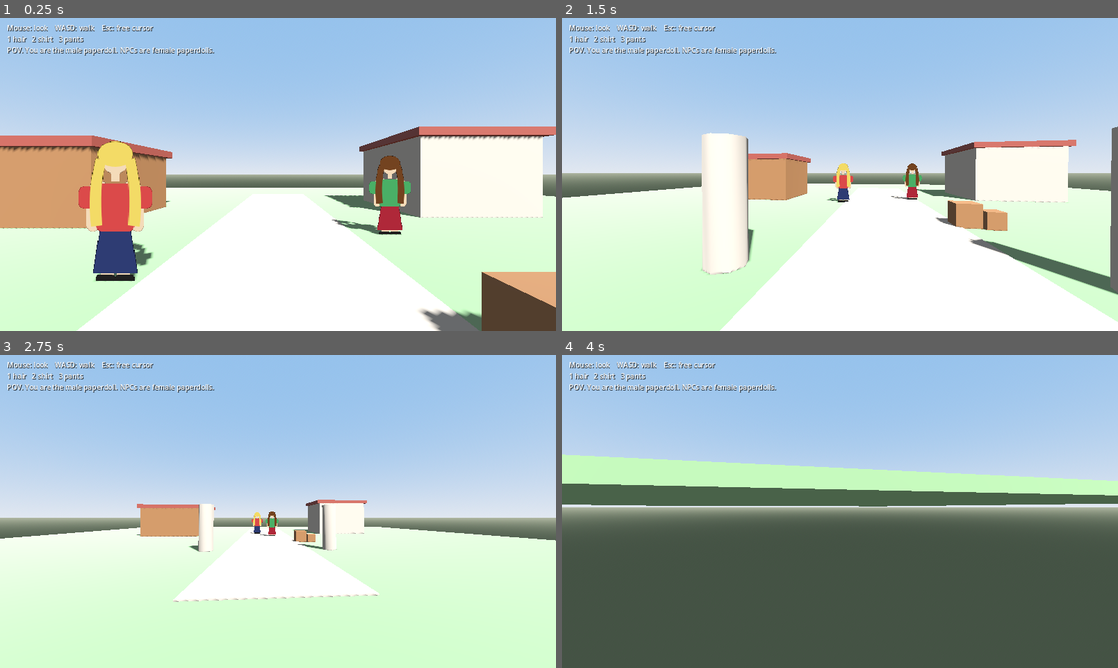
Above: before the commit, frames 1-4 (two rows, left to right).
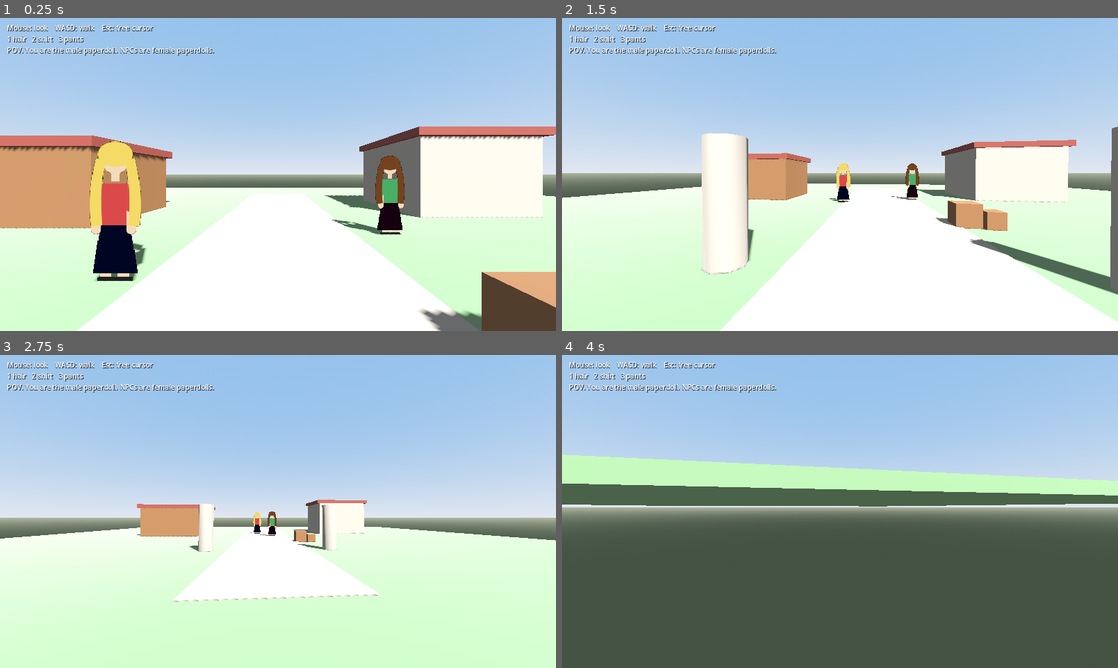
Above: after the commit, the same moments.

Repository: Fred4R/paperdoll-25d
Game: Godot game, scene res://scenes/main.tscn
Same seed, same stepped clock (60 frames per second), same inputs: the game is played once before the commit and once after it.
Inputs (mouse positions are in pixels of both pictures, inside the frame that each line leads up to):
- Up to frame 1 (0.25 s): no input
- Up to frame 2 (1.5 s): move the mouse to (867, 174) at 0.52 s; hold W (move_forward) from 0.53 s (still down); tap 2 (cycle_shirt) at 0.6 s; move the mouse to (812, 174) at 1.27 s; tap 1 (cycle_hair) at 1.35 s
- Up to frame 3 (2.75 s): keep holding W (move_forward); tap 2 (cycle_shirt) at 1.55, 2.3 s; move the mouse to (289, 505) at 2.02 s; tap 3 (cycle_pants) at 2.1 s
- Up to frame 4 (4 s): keep holding W (move_forward); move the mouse to (834, 517) at 2.77 s; tap 2 (cycle_shirt) at 2.85, 3.6 s; move the mouse to (878, 514) at 3.52 s

The runs differ from the first frame. In frame 1, 2.1% of the frame differs, in the area x 14-74%, y 51-84%; in frame 2, 0.2%; in frame 3, less than 0.1%; in frame 4, nothing differs.

Commit message:
Add limb pivots and a 60/40 gait cycle

Diff:
--- /dev/null
+++ b/assets/paperdoll/arm_female.svg
@@ -0,0 +1,3 @@
+<svg xmlns="http://www.w3.org/2000/svg" width="14" height="56" viewBox="0 0 14 56">
+  <rect x="1" y="0" width="12" height="56" rx="6" fill="#e8be96"/>
+</svg>
--- /dev/null
+++ b/assets/paperdoll/arm_male.svg
@@ -0,0 +1,3 @@
+<svg xmlns="http://www.w3.org/2000/svg" width="18" height="62" viewBox="0 0 18 62">
+  <rect x="1" y="0" width="16" height="62" rx="8" fill="#c9926a"/>
+</svg>
--- a/assets/paperdoll/body_female.svg
+++ b/assets/paperdoll/body_female.svg
@@ -1,9 +1,5 @@
 <svg xmlns="http://www.w3.org/2000/svg" width="128" height="192" viewBox="0 0 128 192">
   <ellipse cx="64" cy="26" rx="17" ry="19" fill="#e8be96"/>
   <rect x="59" y="42" width="10" height="12" fill="#e8be96"/>
-  <path d="M48 54 Q64 62 80 54 L86 100 Q64 122 42 100 Z" fill="#e8be96"/>
-  <rect x="28" y="58" width="16" height="58" rx="8" fill="#e8be96"/>
-  <rect x="84" y="58" width="16" height="58" rx="8" fill="#e8be96"/>
-  <rect x="46" y="108" width="16" height="70" rx="8" fill="#e8be96"/>
-  <rect x="66" y="108" width="16" height="70" rx="8" fill="#e8be96"/>
+  <path d="M46 54 Q64 64 82 54 L88 108 Q64 122 40 108 Z" fill="#e8be96"/>
 </svg>
--- a/assets/paperdoll/body_male.svg
+++ b/assets/paperdoll/body_male.svg
@@ -1,9 +1,5 @@
 <svg xmlns="http://www.w3.org/2000/svg" width="128" height="192" viewBox="0 0 128 192">
   <ellipse cx="64" cy="28" rx="18" ry="20" fill="#c9926a"/>
   <rect x="58" y="46" width="12" height="12" fill="#c9926a"/>
-  <rect x="36" y="56" width="56" height="58" rx="8" fill="#c9926a"/>
-  <rect x="14" y="58" width="24" height="62" rx="8" fill="#c9926a"/>
-  <rect x="90" y="58" width="24" height="62" rx="8" fill="#c9926a"/>
-  <rect x="44" y="108" width="18" height="70" rx="8" fill="#c9926a"/>
-  <rect x="66" y="108" width="18" height="70" rx="8" fill="#c9926a"/>
+  <rect x="40" y="56" width="48" height="56" rx="8" fill="#c9926a"/>
 </svg>
--- /dev/null
+++ b/assets/paperdoll/leg_female.svg
@@ -0,0 +1,3 @@
+<svg xmlns="http://www.w3.org/2000/svg" width="16" height="68" viewBox="0 0 16 68">
+  <rect x="1" y="0" width="14" height="68" rx="7" fill="#e8be96"/>
+</svg>
--- /dev/null
+++ b/assets/paperdoll/leg_male.svg
@@ -0,0 +1,3 @@
+<svg xmlns="http://www.w3.org/2000/svg" width="18" height="68" viewBox="0 0 18 68">
+  <rect x="1" y="0" width="16" height="68" rx="7" fill="#c9926a"/>
+</svg>
--- /dev/null
+++ b/assets/paperdoll/pant_leg.svg
@@ -0,0 +1,3 @@
+<svg xmlns="http://www.w3.org/2000/svg" width="22" height="64" viewBox="0 0 22 64">
+  <rect x="1" y="0" width="20" height="64" rx="6" fill="#ffffff"/>
+</svg>
--- /dev/null
+++ b/assets/paperdoll/shirt_torso.svg
@@ -0,0 +1,3 @@
+<svg xmlns="http://www.w3.org/2000/svg" width="128" height="192" viewBox="0 0 128 192">
+  <rect x="42" y="56" width="44" height="52" rx="6" fill="#ffffff"/>
+</svg>
--- /dev/null
+++ b/assets/paperdoll/shoe_single.svg
@@ -0,0 +1,3 @@
+<svg xmlns="http://www.w3.org/2000/svg" width="22" height="12" viewBox="0 0 22 12">
+  <rect x="0" y="2" width="22" height="10" rx="3" fill="#1e1e1e"/>
+</svg>
--- /dev/null
+++ b/assets/paperdoll/sleeve.svg
@@ -0,0 +1,3 @@
+<svg xmlns="http://www.w3.org/2000/svg" width="20" height="28" viewBox="0 0 20 28">
+  <rect x="1" y="0" width="18" height="28" rx="6" fill="#ffffff"/>
+</svg>
--- a/scenes/paperdoll.tscn
+++ b/scenes/paperdoll.tscn
@@ -1,36 +1,99 @@
-[gd_scene load_steps=8 format=3 uid="uid://bpaperdoll01"]
+[gd_scene load_steps=12 format=3 uid="uid://bpaperdoll01"]
 
 [ext_resource type="Script" path="res://scripts/paperdoll.gd" id="1_script"]
-[ext_resource type="Texture2D" path="res://assets/paperdoll/body.svg" id="2_body"]
-[ext_resource type="Texture2D" path="res://assets/paperdoll/pants_navy.svg" id="3_pants"]
-[ext_resource type="Texture2D" path="res://assets/paperdoll/shirt_blue.svg" id="4_shirt"]
-[ext_resource type="Texture2D" path="res://assets/paperdoll/shoes.svg" id="5_shoes"]
-[ext_resource type="Texture2D" path="res://assets/paperdoll/eyes.svg" id="6_eyes"]
-[ext_resource type="Texture2D" path="res://assets/paperdoll/hair_blonde.svg" id="7_hair"]
+[ext_resource type="Texture2D" path="res://assets/paperdoll/body_male.svg" id="2_body"]
+[ext_resource type="Texture2D" path="res://assets/paperdoll/leg_male.svg" id="3_leg"]
+[ext_resource type="Texture2D" path="res://assets/paperdoll/pant_leg.svg" id="4_pant"]
+[ext_resource type="Texture2D" path="res://assets/paperdoll/shoe_single.svg" id="5_shoe"]
+[ext_resource type="Texture2D" path="res://assets/paperdoll/shirt_torso.svg" id="6_shirt"]
+[ext_resource type="Texture2D" path="res://assets/paperdoll/skirt_navy.svg" id="7_skirt"]
+[ext_resource type="Texture2D" path="res://assets/paperdoll/arm_male.svg" id="8_arm"]
+[ext_resource type="Texture2D" path="res://assets/paperdoll/sleeve.svg" id="9_sleeve"]
+[ext_resource type="Texture2D" path="res://assets/paperdoll/eyes.svg" id="10_eyes"]
+[ext_resource type="Texture2D" path="res://assets/paperdoll/hair_short.svg" id="11_hair"]
 
 [node name="Paperdoll" type="Node2D"]
 script = ExtResource("1_script")
+
+[node name="LegL" type="Node2D" parent="."]
+position = Vector2(53, 112)
+
+[node name="Skin" type="Sprite2D" parent="LegL"]
+centered = false
+offset = Vector2(-9, 0)
+texture = ExtResource("3_leg")
+
+[node name="Cloth" type="Sprite2D" parent="LegL"]
+centered = false
+offset = Vector2(-11, 0)
+texture = ExtResource("4_pant")
+
+[node name="Shoe" type="Sprite2D" parent="LegL"]
+centered = false
+offset = Vector2(-11, 58)
+texture = ExtResource("5_shoe")
+
+[node name="LegR" type="Node2D" parent="."]
+position = Vector2(75, 112)
+
+[node name="Skin" type="Sprite2D" parent="LegR"]
+centered = false
+offset = Vector2(-9, 0)
+texture = ExtResource("3_leg")
+
+[node name="Cloth" type="Sprite2D" parent="LegR"]
+centered = false
+offset = Vector2(-11, 0)
+texture = ExtResource("4_pant")
+
+[node name="Shoe" type="Sprite2D" parent="LegR"]
+centered = false
+offset = Vector2(-11, 58)
+texture = ExtResource("5_shoe")
 
 [node name="Body" type="Sprite2D" parent="."]
 position = Vector2(64, 96)
 texture = ExtResource("2_body")
 
-[node name="Pants" type="Sprite2D" parent="."]
-position = Vector2(64, 96)
-texture = ExtResource("3_pants")
-
 [node name="Shirt" type="Sprite2D" parent="."]
 position = Vector2(64, 96)
-texture = ExtResource("4_shirt")
+texture = ExtResource("6_shirt")
 
-[node name="Shoes" type="Sprite2D" parent="."]
+[node name="Skirt" type="Sprite2D" parent="."]
+visible = false
 position = Vector2(64, 96)
-texture = ExtResource("5_shoes")
+texture = ExtResource("7_skirt")
+
+[node name="ArmL" type="Node2D" parent="."]
+position = Vector2(42, 64)
+
+[node name="Skin" type="Sprite2D" parent="ArmL"]
+centered = false
+offset = Vector2(-9, 0)
+texture = ExtResource("8_arm")
+
+[node name="Sleeve" type="Sprite2D" parent="ArmL"]
+centered = false
+offset = Vector2(-10, 0)
+texture = ExtResource("9_sleeve")
+
+[node name="ArmR" type="Node2D" parent="."]
+position = Vector2(86, 64)
+
+[node name="Skin" type="Sprite2D" parent="ArmR"]
+centered = false
+offset = Vector2(-9, 0)
+texture = ExtResource("8_arm")
+
+[node name="Sleeve" type="Sprite2D" parent="ArmR"]
+centered = false
+offset = Vector2(-10, 0)
+texture = ExtResource("9_sleeve")
 
 [node name="Eyes" type="Sprite2D" parent="."]
 position = Vector2(64, 96)
-texture = ExtResource("6_eyes")
+texture = ExtResource("10_eyes")
 
 [node name="Hair" type="Sprite2D" parent="."]
 position = Vector2(64, 96)
-texture = ExtResource("7_hair")
+texture = ExtResource("11_hair")
--- a/scripts/paperdoll.gd
+++ b/scripts/paperdoll.gd
@@ -1,5 +1,13 @@
 extends Node2D
-## Layered 2D paperdoll. Same stack for every character; body set picks male or female.
+## Limb pivots. Gait timing from healthy-adult ranges, not a clinical model.
+## Stride 1.68–1.72 m and stance about 60% of the cycle in healthy adults.
+## Arms swing opposite the same-side leg (Collins, Adamczyk & Kuo 2009).
+
+const STRIDE_M := 1.7
+const STANCE := 0.6
+const LEG_FWD := 0.35
+const LEG_BACK := -0.2
+const ARM_SWING := 0.38
 
 const HAIR_MALE := [
 	"res://assets/paperdoll/hair_short.svg",
@@ -11,44 +19,50 @@
 	"res://assets/paperdoll/hair_long_brown.svg",
 	"res://assets/paperdoll/hair_long_black.svg",
 ]
-const SHIRTS := [
-	"res://assets/paperdoll/shirt_blue.svg",
-	"res://assets/paperdoll/shirt_red.svg",
-	"res://assets/paperdoll/shirt_green.svg",
+const SHIRT_COLORS := [
+	Color("4682c8"),
+	Color("be3c3c"),
+	Color("3c8c50"),
 ]
 const LOWER_MALE := [
-	"res://assets/paperdoll/pants_navy.svg",
-	"res://assets/paperdoll/pants_brown.svg",
+	Color("28325a"),
+	Color("6e4b28"),
 ]
 const LOWER_FEMALE := [
-	"res://assets/paperdoll/skirt_navy.svg",
-	"res://assets/paperdoll/skirt_red.svg",
+	Color("28325a"),
+	Color("8c2430"),
 ]
 const BODY_MALE := "res://assets/paperdoll/body_male.svg"
 const BODY_FEMALE := "res://assets/paperdoll/body_female.svg"
+const ARM_MALE := "res://assets/paperdoll/arm_male.svg"
+const ARM_FEMALE := "res://assets/paperdoll/arm_female.svg"
+const LEG_MALE := "res://assets/paperdoll/leg_male.svg"
+const LEG_FEMALE := "res://assets/paperdoll/leg_female.svg"
 
 @onready var body: Sprite2D = $Body
-@onready var pants: Sprite2D = $Pants
 @onready var shirt: Sprite2D = $Shirt
-@onready var shoes: Sprite2D = $Shoes
+@onready var skirt: Sprite2D = $Skirt
 @onready var eyes: Sprite2D = $Eyes
 @onready var hair: Sprite2D = $Hair
+@onready var leg_l: Node2D = $LegL
+@onready var leg_r: Node2D = $LegR
+@onready var arm_l: Node2D = $ArmL
+@onready var arm_r: Node2D = $ArmR
 
 var female := false
 var hair_i := 0
 var shirt_i := 0
 var pants_i := 0
+var _phase := 0.0
 
 func _ready() -> void:
 	_apply()
 
 func set_look(p_hair: int, p_shirt: int, p_pants: int, p_female: bool) -> void:
 	female = p_female
-	var hairs := _hairs()
-	var lowers := _lowers()
-	hair_i = posmod(p_hair, hairs.size())
-	shirt_i = posmod(p_shirt, SHIRTS.size())
-	pants_i = posmod(p_pants, lowers.size())
+	hair_i = posmod(p_hair, _hairs().size())
+	shirt_i = posmod(p_shirt, SHIRT_COLORS.size())
+	pants_i = posmod(p_pants, _lowers().size())
 	_apply()
 
 func cycle_hair() -> void:
@@ -56,12 +70,38 @@
 	_apply()
 
 func cycle_shirt() -> void:
-	shirt_i = (shirt_i + 1) % SHIRTS.size()
+	shirt_i = (shirt_i + 1) % SHIRT_COLORS.size()
 	_apply()
 
 func cycle_pants() -> void:
 	pants_i = (pants_i + 1) % _lowers().size()
 	_apply()
+
+func drive(speed_mps: float, delta: float) -> void:
+	var freq := 0.0
+	if speed_mps > 0.2:
+		freq = speed_mps / STRIDE_M
+	_phase = fposmod(_phase + freq * delta, 1.0)
+	if freq <= 0.0:
+		for pivot in [leg_l, leg_r, arm_l, arm_r]:
+			if pivot:
+				pivot.rotation = lerpf(pivot.rotation, 0.0, minf(1.0, 8.0 * delta))
+		return
+	var left := _leg_angle(_phase)
+	var right := _leg_angle(fposmod(_phase + 0.5, 1.0))
+	_swing(leg_l, left)
+	_swing(leg_r, right)
+	_swing(arm_l, -left * (ARM_SWING / LEG_FWD))
+	_swing(arm_r, -right * (ARM_SWING / LEG_FWD))
+
+func _leg_angle(phase: float) -> float:
+	if phase < STANCE:
+		return lerpf(LEG_FWD, LEG_BACK, phase / STANCE)
+	return lerpf(LEG_BACK, LEG_FWD, (phase - STANCE) / (1.0 - STANCE))
+
+func _swing(pivot: Node2D, angle: float) -> void:
+	if pivot:
+		pivot.rotation = angle
 
 func _hairs() -> Array:
 	return HAIR_FEMALE if female else HAIR_MALE
@@ -70,11 +110,26 @@
 	return LOWER_FEMALE if female else LOWER_MALE
 
 func _apply() -> void:
+	var arm_tex := load(ARM_FEMALE if female else ARM_MALE)
+	var leg_tex := load(LEG_FEMALE if female else LEG_MALE)
 	if body:
 		body.texture = load(BODY_FEMALE if female else BODY_MALE)
 	if hair:
 		hair.texture = load(_hairs()[hair_i])
 	if shirt:
-		shirt.texture = load(SHIRTS[shirt_i])
-	if pants:
-		pants.texture = load(_lowers()[pants_i])
+		shirt.modulate = SHIRT_COLORS[shirt_i]
+	if skirt:
+		skirt.visible = female
+		skirt.modulate = _lowers()[pants_i]
+	for pivot in [leg_l, leg_r]:
+		if pivot == null:
+			continue
+		pivot.get_node("Skin").texture = leg_tex
+		var cloth: Sprite2D = pivot.get_node("Cloth")
+		cloth.visible = not female
+		cloth.modulate = _lowers()[pants_i]
+	for pivot in [arm_l, arm_r]:
+		if pivot == null:
+			continue
+		pivot.get_node("Skin").texture = arm_tex
+		pivot.get_node("Sleeve").modulate = SHIRT_COLORS[shirt_i]
